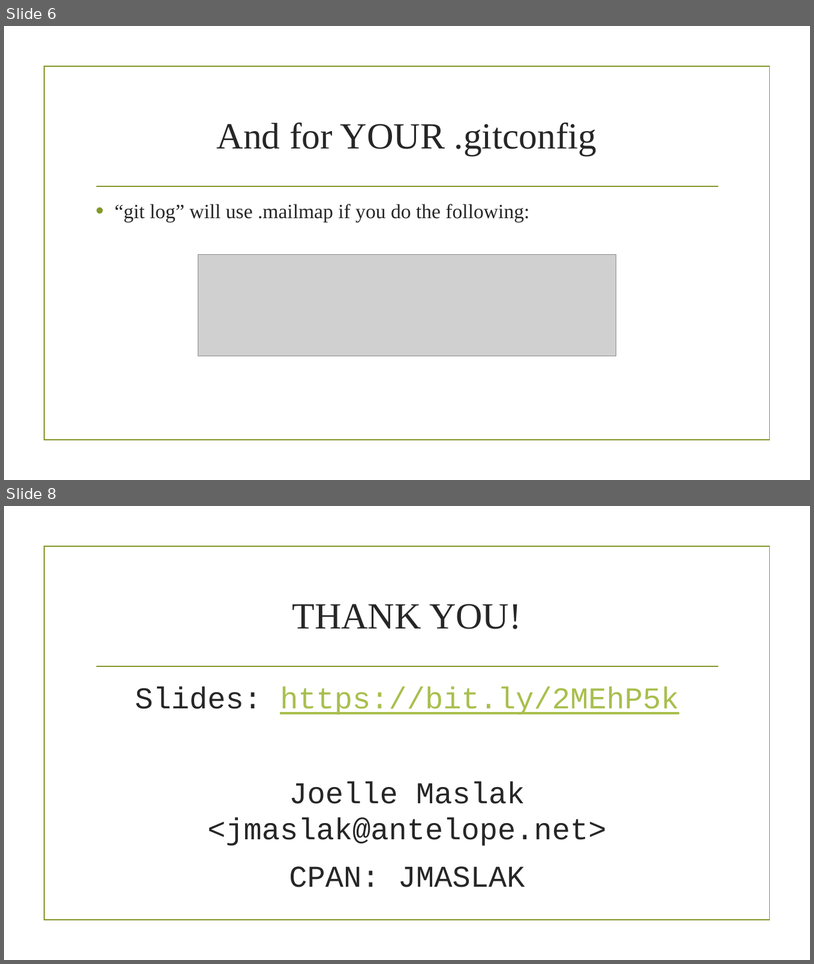
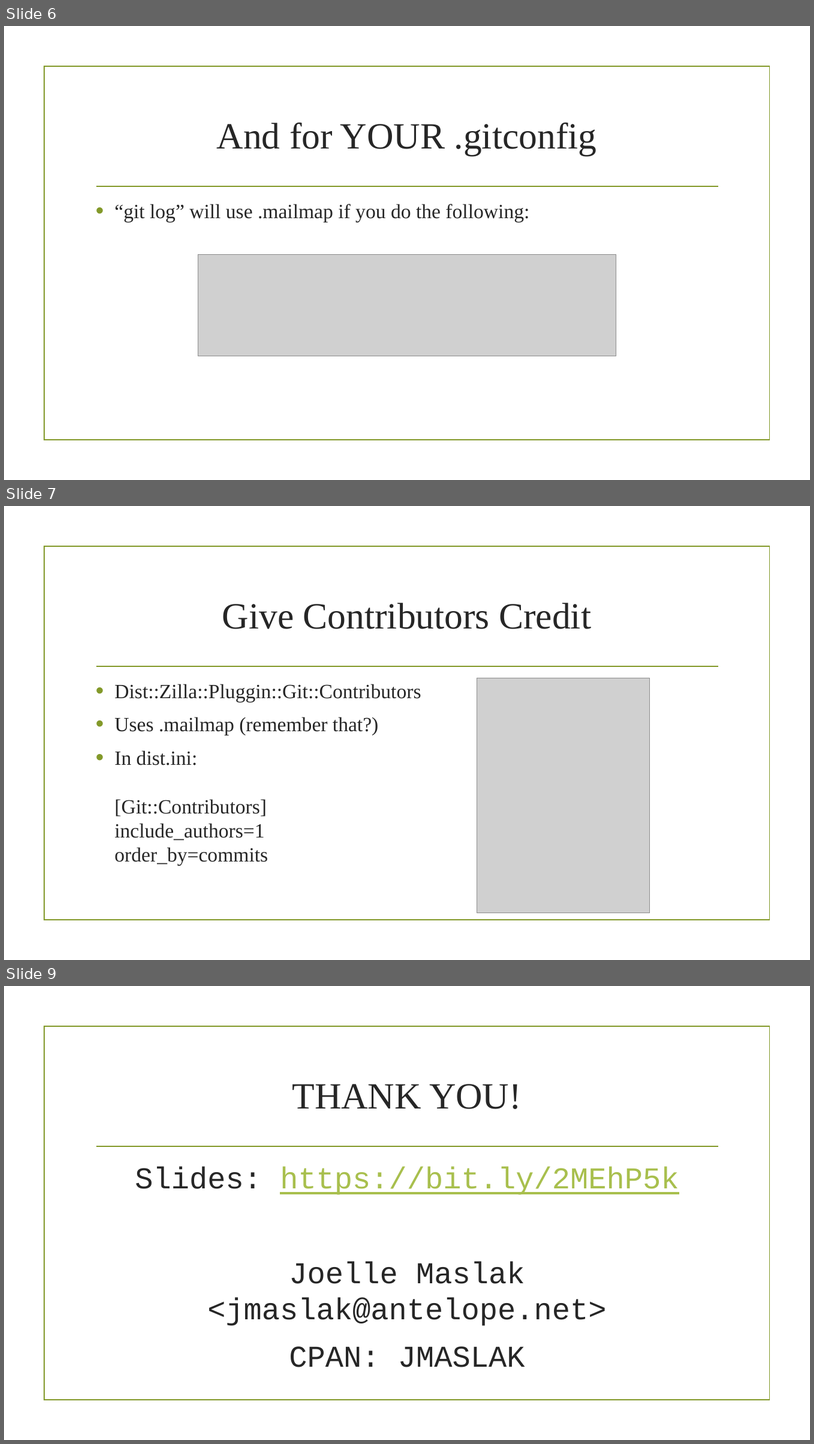
Before and after one commit to jmaslak/OpenYourOpenSourceSlides, a slide deck: OpenYourOpenSource.pptx. Shown one above the other, each under a label of ours: slides 6 and 8 before the commit, slides 6, 7 and 9 after it; the slides between them are not shown. The pictures are 814x964 and 814x1444 pixels, drawn with LibreOffice and Linux fonts; fonts in the diff are those of the drawing; grey boxes stand for pictures; background and template pictures are left out. Boxes give left, top, right and bottom in pixels: in the first picture for what was removed or moved away, otherwise in the second. Text is boxed around its words. In the diff, an @@ line names an element or a change of style, - is before the commit and + after.

```diff
--- a/OpenYourOpenSource.pptx
+++ b/OpenYourOpenSource.pptx
@@ slide 7 added at <box>4,506,810,960</box>, background picture (left out); not listed: 2 template elements that a slide beside it also shows @@
@@ title added at <box>222,603,591,629</box>, 44 pt, text #262626 @@
+Give Contributors Credit
@@ text added at <box>114,684,421,865</box>, 24 pt, text #262626 @@
+• Dist::Zilla::Pluggin::Git::Contributors
+• Uses .mailmap (remember that?)
+• In dist.ini:
+  [Git::Contributors]
+  include_authors=1
+  order_by=commits
@@ picture added at <box>477,678,650,913</box> @@
@@ what was slide 8 is now slide 9 @@
```
Also in this commit, not shown: 5 slides changed, 1 other file.
